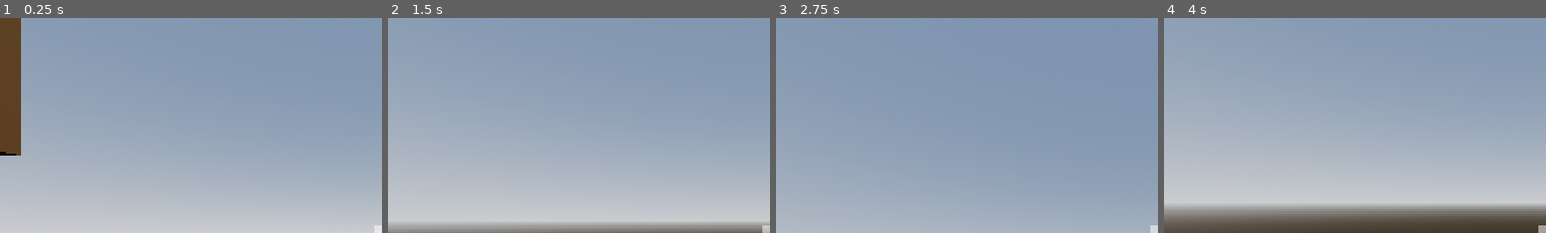
Above: before the commit, frames 1-4 (left to right).
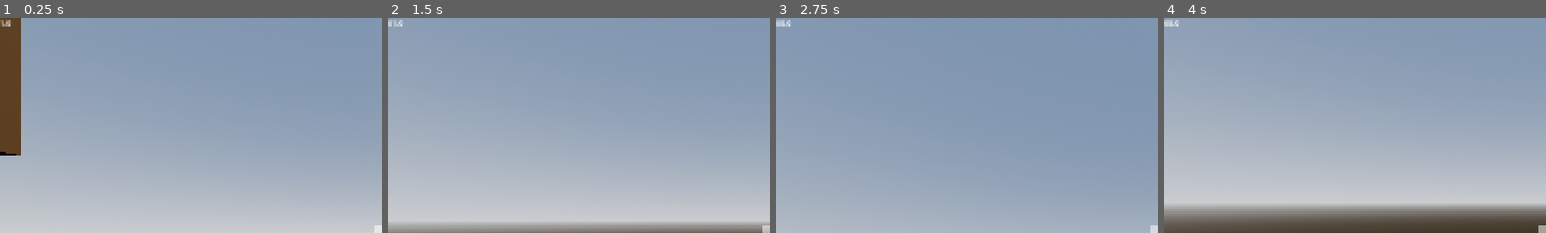
Above: after the commit, the same moments.

Repository: PixelSaver/PlacePixels
Game: Godot game, scene res://scriptsnscenes/main.tscn
Two runs of this game, one before a commit and one after it. Both use one fixed random seed, a clock stepped at 60 frames per second and the inputs below.
Inputs (mouse positions are % of the whole screen's width and height, from its top left):
- Up to frame 1 (0.25 s): no input
- Up to frame 2 (1.5 s): tap Enter at 0.5 s; move the mouse to (55, 50) at 0.52 s; hold W (up) from 0.53 s (still down); click (55, 50) at 0.6 s; tap Space (jump) at 0.77 s; move the mouse to (45, 50) at 1.27 s; click (45, 50) at 1.35 s
- Up to frame 3 (2.75 s): keep holding W (up); tap Space (jump) at 1.52, 2 s; move the mouse to (52, 48) at 2.02 s; click (52, 48) at 2.1 s
- Up to frame 4 (4 s): keep holding W (up); tap Enter at 2.75 s; move the mouse to (49, 52) at 2.77 s; click (49, 52) at 2.85 s; tap Space (jump) at 3.02, 3.5, 3.77 s; move the mouse to (57, 51) at 3.52 s; click (57, 51) at 3.6 s
The pictures show only the part of the screen within x 0-50%, y 0-50%; the shares and areas given below are measured in that part.

The runs differ from the first frame. In frame 1, less than 0.1% of the frame differs, in the area x 0-3%, y 0-4%; in frame 2, less than 0.1%; in frame 3, 0.1%, in the area x 0-4%, y 0-4%; in frame 4, 0.1%.

Commit message:
Gave up on dynamic mesh reloading (surface tool doesn't work with create_from) Add FPS counter to UI

Diff:
--- a/scriptsnscenes/blocks/chunk.gd
+++ b/scriptsnscenes/blocks/chunk.gd
@@ -153,12 +153,19 @@
 		_rebuild_dirty_blocks()
 
 func _rebuild_dirty_blocks():
+	if dirty_blocks.size() == 0: return
+	dirty_blocks.clear()
+	build_mesh()
+
+
+	# I GIVE UP EVERYTHING BELOW CAN DIE
+	return
 	var positions = dirty_blocks.duplicate()
 	dirty_blocks.clear()
 
 	var surface_tool = SurfaceTool.new()
-	#surface_tool.create_from(mesh, 0)
-	surface_tool.begin(Mesh.PRIMITIVE_TRIANGLES)
+	surface_tool.create_from(mesh, 0)
+	#surface_tool.begin(Mesh.PRIMITIVE_TRIANGLES)
 
 	var mat = StandardMaterial3D.new()
 	mat.vertex_color_use_as_albedo = true
--- /dev/null
+++ b/scriptsnscenes/ui/ui.gd
@@ -0,0 +1,6 @@
+extends CanvasLayer
+
+@export var fps_label : RichTextLabel
+
+func _process(delta: float) -> void:
+	fps_label.text = str(Engine.get_frames_per_second())
--- a/scriptsnscenes/ui/ui.tscn
+++ b/scriptsnscenes/ui/ui.tscn
@@ -1,6 +1,10 @@
-[gd_scene format=3 uid="uid://bpfttyvlreu3a"]
+[gd_scene load_steps=2 format=3 uid="uid://bpfttyvlreu3a"]
 
-[node name="UI" type="CanvasLayer"]
+[ext_resource type="Script" uid="uid://mrmx8c7gdlq8" path="res://scriptsnscenes/ui/ui.gd" id="1_nfa55"]
+
+[node name="UI" type="CanvasLayer" node_paths=PackedStringArray("fps_label")]
+script = ExtResource("1_nfa55")
+fps_label = NodePath("Control/RichTextLabel")
 
 [node name="Control" type="Control" parent="."]
 layout_mode = 3
@@ -22,3 +26,8 @@
 custom_minimum_size = Vector2(30, 30)
 layout_mode = 2
 color = Color(1, 1, 1, 0.52156866)
+
+[node name="RichTextLabel" type="RichTextLabel" parent="Control"]
+layout_mode = 0
+offset_right = 40.0
+offset_bottom = 40.0
Not shown, added: scriptsnscenes/ui/ui.gd.uid
